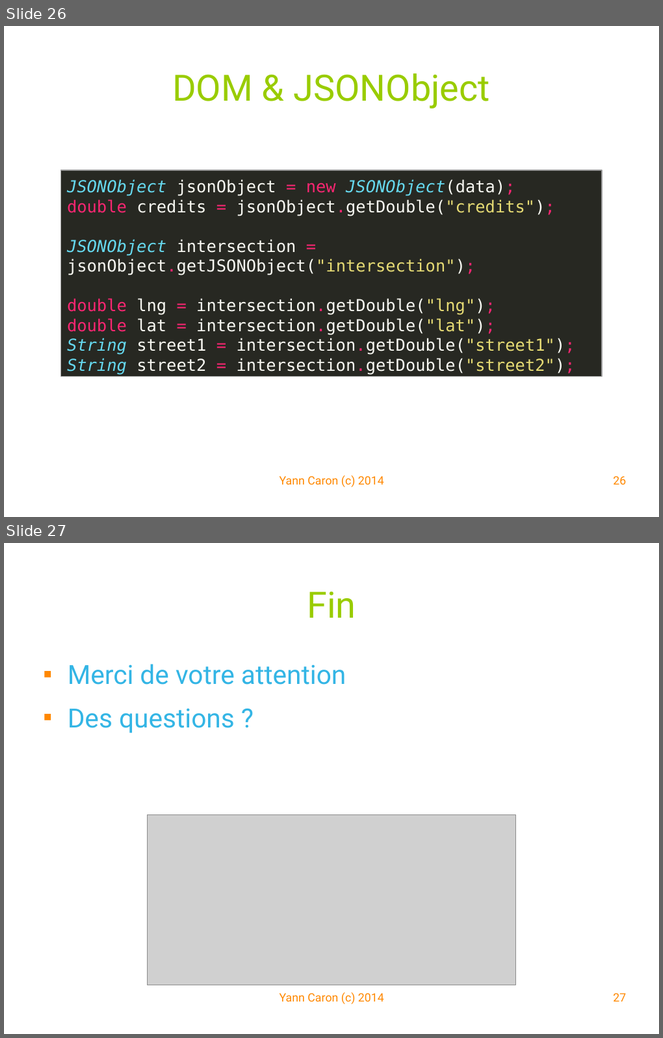
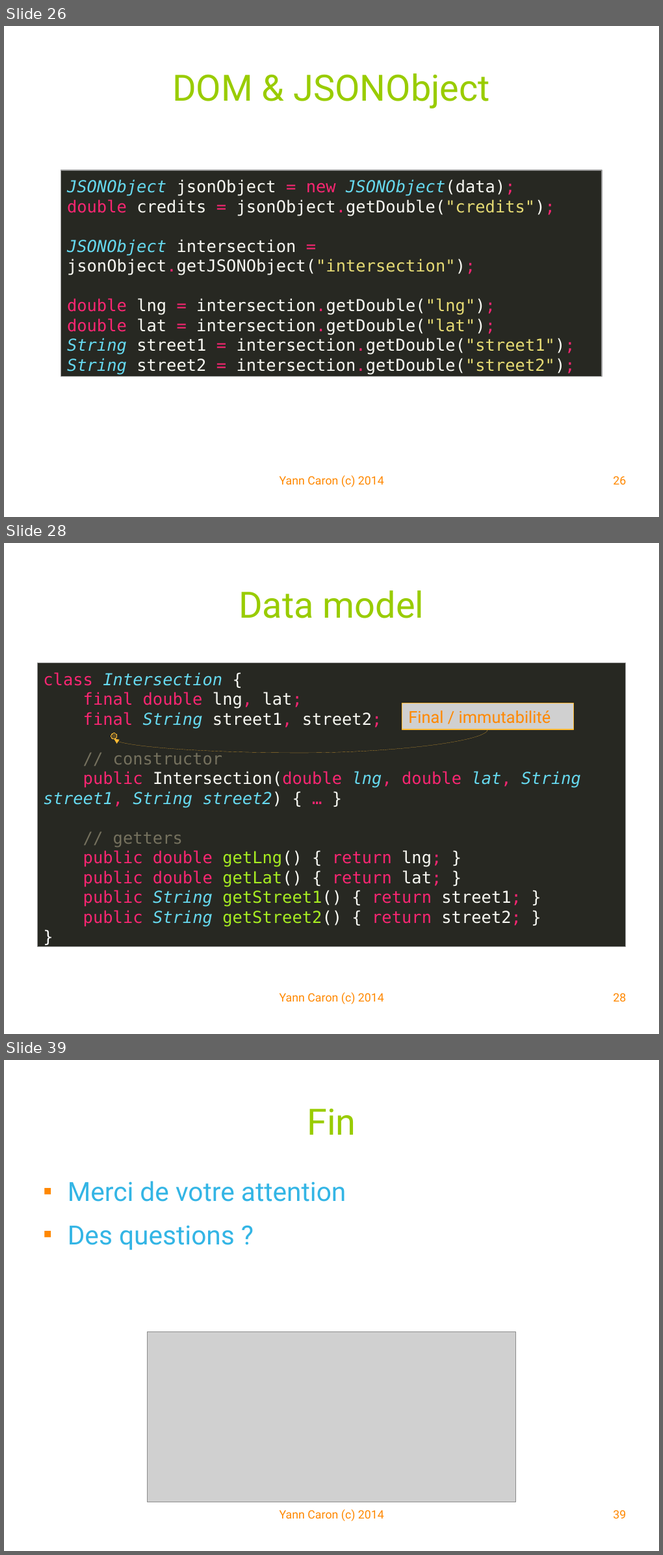
Before and after one commit to YannCaron/Android-ENSG, a slide deck: 09 - WebServices.odp. Shown one above the other, each under a label of ours: slides 26 and 27 before the commit, slides 26, 28 and 39 after it; the slides between them are not shown. The pictures are 663x1038 and 663x1555 pixels, drawn with LibreOffice and Linux fonts; fonts in the diff are those of the drawing; grey boxes stand for pictures; background and template pictures are left out. Boxes give left, top, right and bottom in pixels: in the first picture for what was removed or moved away, otherwise in the second. Text is boxed around its words. In the diff, an @@ line names an element or a change of style, - is before the commit and + after.

```diff
--- a/09 - WebServices.odp
+++ b/09 - WebServices.odp
@@ slide 28 added at box(4, 543, 659, 1034), background #FFFFFF @@
@@ title added at box(239, 590, 425, 618), 44 pt, text #99CC00 @@
+Data model
@@ rectangle added at box(37, 663, 626, 947), fill #272822, outline #999999 0.99 pt, 20 pt, text #F92672 @@
+class Intersection {
+final double lng, lat;
+final String street1, street2;
+// constructor
+public Intersection(double lng, double lat, String street1, String street2) { … }
+// getters
+public double getLng() { return lng; }
+public double getLat() { return lat; }
+public String getStreet1() { return street1; }
+public String getStreet2() { return street2; }
+}
@@ picture added at box(402, 704, 573, 730), 20 pt, text #FF8800 @@
+Final / immutabilité
@@ ellipse added at box(111, 733, 117, 739), fill #FFBB33 at 25% opacity, outline #FFBB33 0 pt @@
@@ curved arrow added from (488, 730) to (114, 739), #FFBB33 0 pt @@
@@ text added at box(280, 993, 384, 1005), 14 pt, text #FF8800 @@
+Yann Caron (c) 2014
@@ page number added at box(613, 993, 626, 1002), 14 pt, text #FF8800 @@
+28
@@ what was slide 27 is now slide 39 @@
@@ page number at box(613, 1510, 626, 1519): text changed @@
-27
+39
```
Also in this commit, not shown: 12 slides changed, 11 other slides added, 13 other files.
